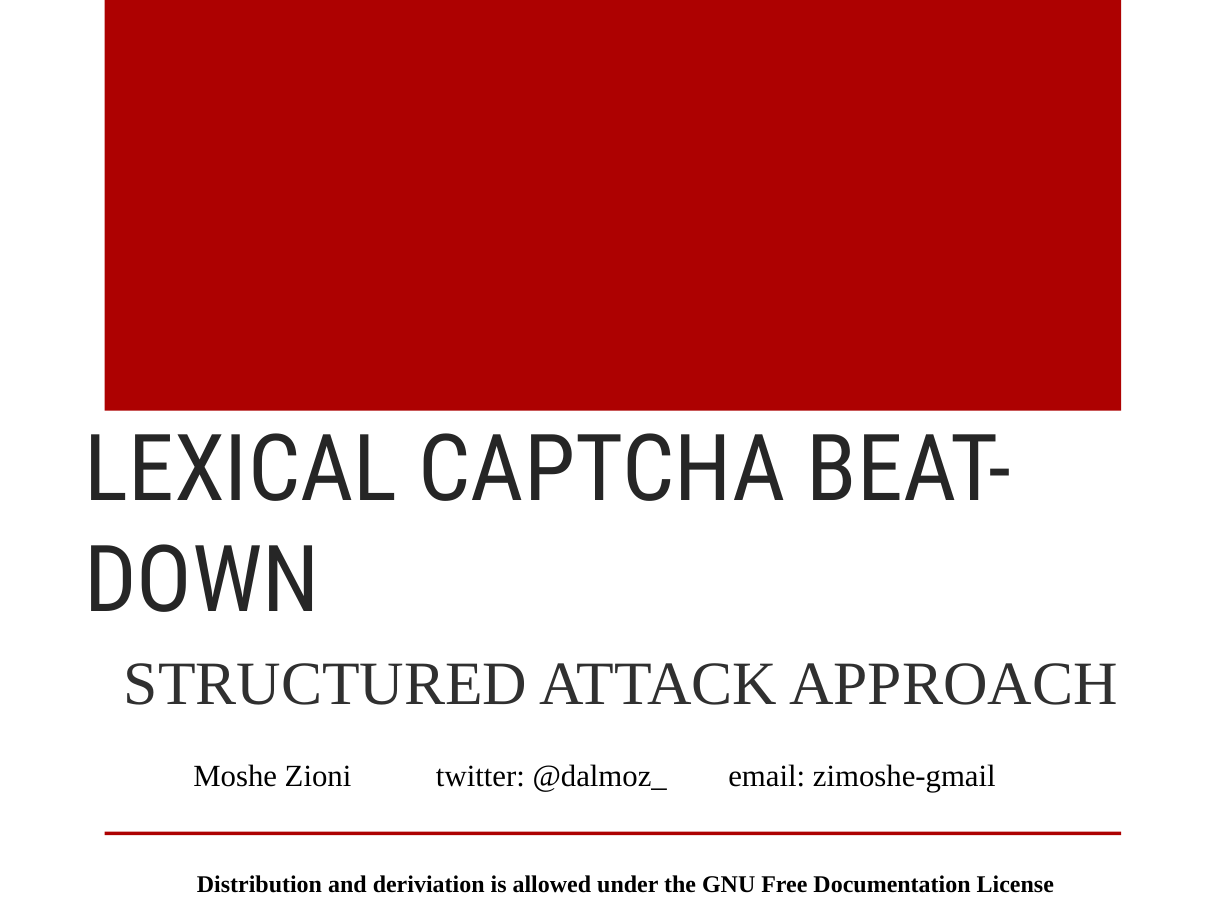
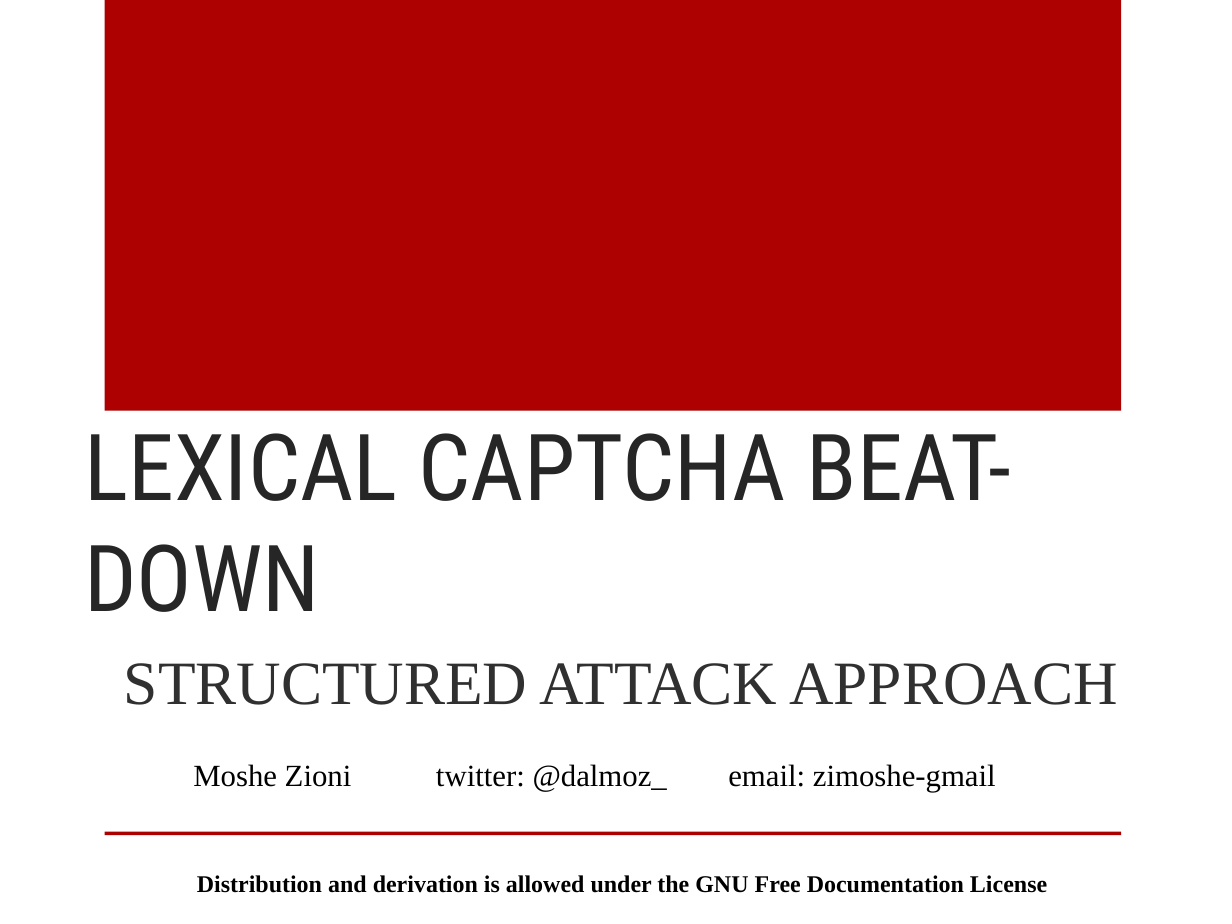
Before and after one commit to dalmoz/CAPLex, a slide deck: slide 1 of LEXICAL CAPTCHA BEAT-DOWN.pptx. Drawn at 1232x924 pixels with LibreOffice and Linux fonts; fonts in the diff are those of the drawing; background and template pictures are left out. Boxes give left, top, right and bottom in pixels: in the first picture for what was removed or moved away, otherwise in the second. Text is boxed around its words. In the diff, an @@ line names an element or a change of style, - is before the commit and + after.

Commit message:
Fixing typos - thank you Oren

```diff
--- a/LEXICAL CAPTCHA BEAT-DOWN.pptx
+++ b/LEXICAL CAPTCHA BEAT-DOWN.pptx
@@ text at [197,875,1047,893]: text changed @@
-Distribution and deriviation is allowed under the GNU Free Documentation License
+Distribution and derivation is allowed under the GNU Free Documentation License
```
Also in this commit, not shown: 1 other slide changed.
